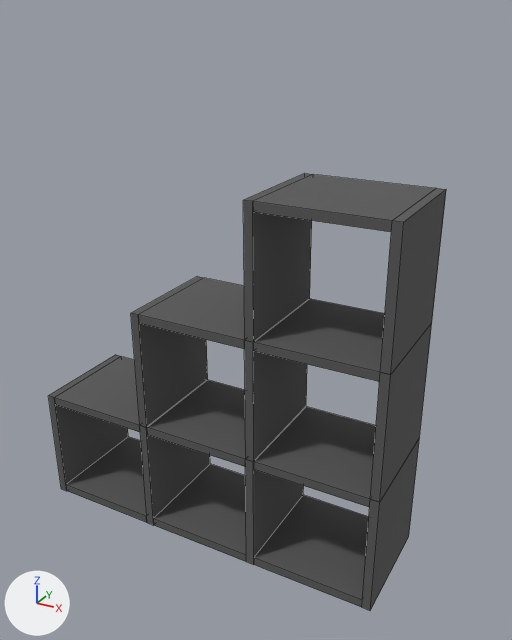
Renders of the OBJ model blocks/bookshelf/model.obj from each side of a commit.
Camera for both pictures: a camera (50 mm lens) standing at (1.37, -2.5, 1.68) and looking at (-0.03, 0.05, 0.4). The lights are fixed; the arrows at lower left show +X, +Y and +Z. Mesh edges are drawn as thin lines. Where no turn or scale is listed for an object, it has been applied to the vertices. Vertices at the same position are counted once.

Names of what the first picture shows: 'model'.
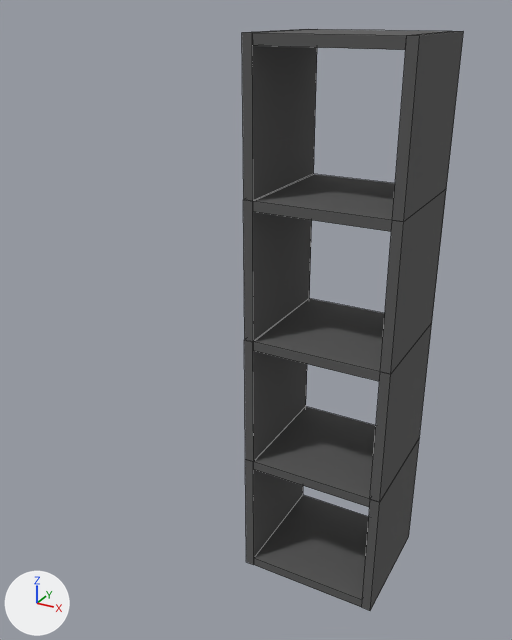
The newer file is also turned or shifted as a whole; pictures and numbers use the older file's frame.

Boxes (x1, y1, x2, y2) around the edits, measured in the pictures (512 x 640 px; the box of a moved part takes in the faces that stretch with it):
'model', reshaped (44% narrower, 33% taller): before (48, 173, 446, 611); after (242, 29, 464, 611)
part 1 of me_model, moved or reshaped: before (55, 356, 140, 432); after (252, 29, 449, 50)
part 2 of me_model, moved or reshaped: before (131, 276, 208, 428); after (392, 31, 464, 222)
part 3 of me_model, deleted (black): before (140, 425, 210, 525)
part 4 of me_model, deleted (black): before (48, 355, 128, 491)
part 5 of me_model, deleted: before (66, 437, 147, 523)
part 6 of me_model, moved or reshaped: before (138, 173, 436, 565); after (242, 29, 395, 565)

Patch to the scene script:
```diff
--- a/blocks/bookshelf/model.obj.py
+++ b/blocks/bookshelf/model.obj.py
@@ me_model @@
 # used by ob_model
-me_model.from_pydata(...)  # 144 vertices, 108 faces; spans x -1.05..0.7, y -0.27..0.27, z -0.68..1.03
+me_model.from_pydata(...)  # 104 vertices, 78 faces; spans x 0.09..0.7, y -0.27..0.27, z -0.68..1.61
+# me_model part 1: the loose piece of 8 vertices spanning x -1.01..-0.48, y -0.27..0.26, z -0.15..-0.11 is moved by (1.14, 0.0, 1.71)
+# me_model part 2: the loose piece of 8 vertices spanning x -0.48..-0.44, y -0.27..0.26, z -0.11..0.46 is moved by (1.14, 0.0, 1.14)
+# me_model part 3: the loose piece of 8 vertices spanning x -0.48..-0.44, y -0.27..0.26, z -0.68..-0.11 is deleted
+# me_model part 4: the loose piece of 8 vertices spanning x -1.05..-1.01, y -0.27..0.26, z -0.68..-0.11 is deleted
+# me_model part 5: the loose piece of 8 vertices spanning x -1.01..-0.48, y -0.27..0.26, z -0.68..-0.64 is deleted
+# me_model part 6
+# 24 vertices are removed from x -0.44..0.09, y -0.27..0.26, z -0.68..0.46
+# 46 faces are deleted
+# 8 vertices are added at x 0.09..0.13, y -0.27..0.27, z 1.03..1.61
+# 34 new faces join them
 me_model.materials.append(mat_mat23)
```
